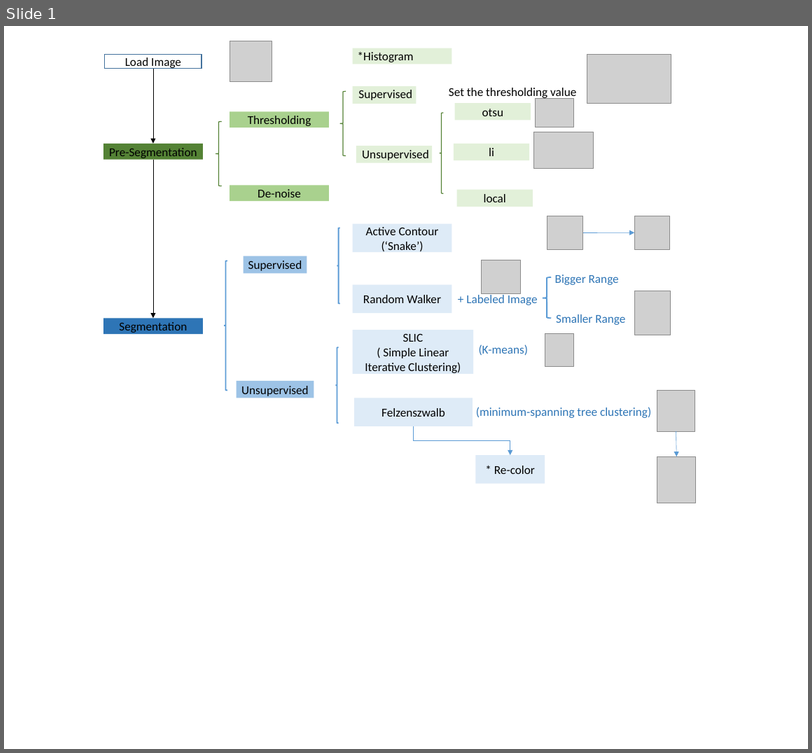
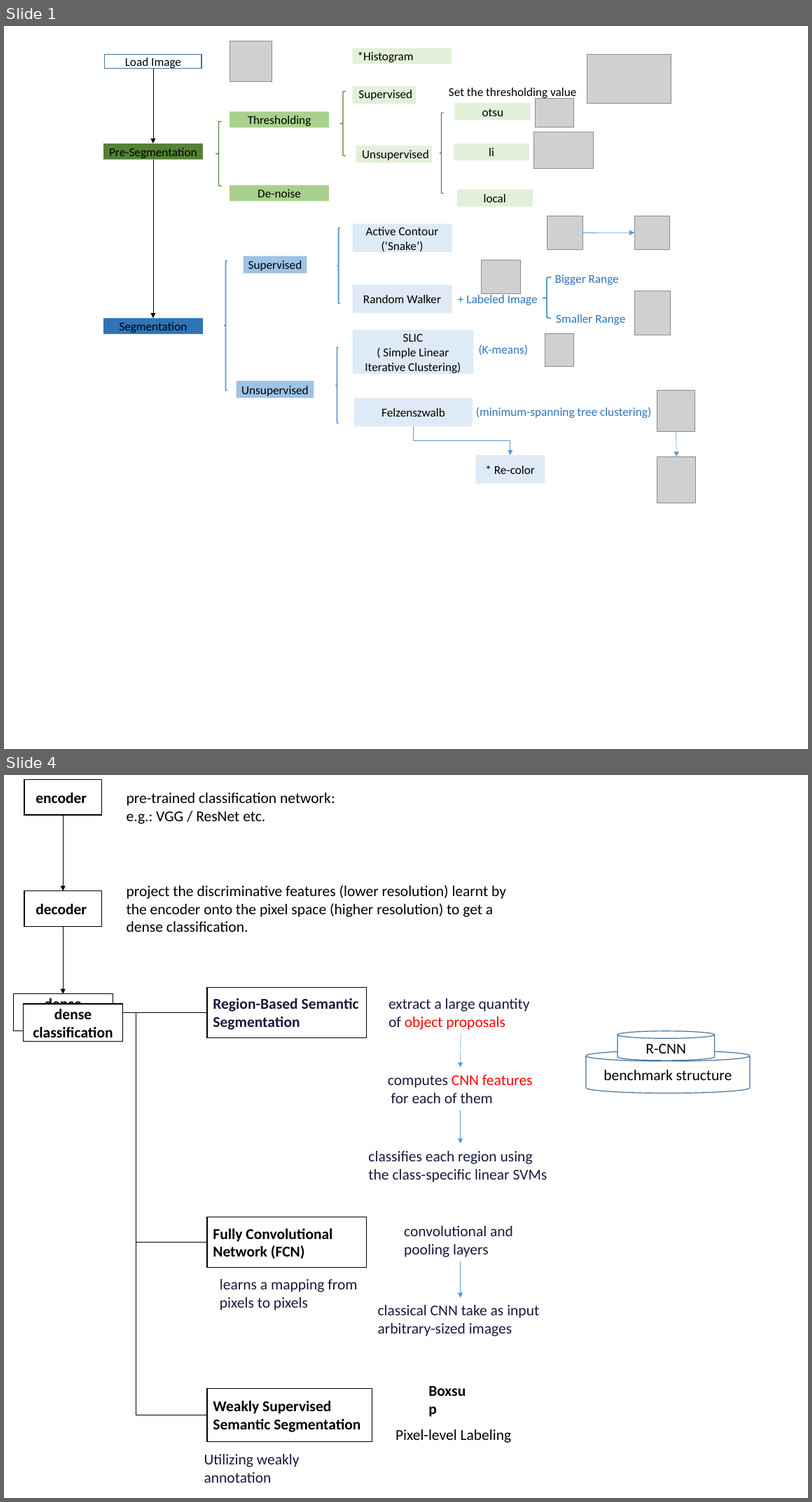
Before and after one commit to ziweifan177/Data_Science_Pilot, a slide deck: [Projects and Testing] Data Science & Machine Learning/(Deep_Learning) Deep_Learning_Based_Semantic_Segmentation_to_Enhance_Local_Surrogate_Models/Image/arch.pptx. Shown one above the other, each under a label of ours: slide 1 before the commit, slides 1 and 4 after it; the slides between them are not shown. The pictures are 812x753 and 812x1502 pixels, drawn with LibreOffice and Linux fonts; fonts in the diff are those of the drawing; grey boxes stand for pictures. Boxes give left, top, right and bottom in pixels: in the first picture for what was removed or moved away, otherwise in the second. Text is boxed around its words. In the diff, an @@ line names an element or a change of style, - is before the commit and + after.

```diff
--- a/[Projects and Testing] Data Science & Machine Learning/(Deep_Learning) Deep_Learning_Based_Semantic_Segmentation_to_Enhance_Local_Surrogate_Models/Image/arch.pptx
+++ b/[Projects and Testing] Data Science & Machine Learning/(Deep_Learning) Deep_Learning_Based_Semantic_Segmentation_to_Enhance_Local_Surrogate_Models/Image/arch.pptx
@@ slide 4 added at (4,775,808,1498), background #FFFFFF @@
@@ rectangle added at (24,780,102,816), fill #FFFFFF, outline #000000 1 pt, 18 pt, text #000000, bold @@
+encoder
@@ text added at (126,793,335,824), 18 pt, text #000000 @@
+pre-trained classification network:
+e.g.: VGG / ResNet etc.
@@ arrow added from (63, 815) to (63, 890), #000000 0.5 pt @@
@@ rectangle added at (24,890,102,926), fill #FFFFFF, outline #000000 1 pt, 18 pt, text #000000, bold @@
+decoder
@@ text added at (126,885,506,932), 18 pt, text #000000 @@
+project the discriminative features (lower resolution) learnt by the encoder onto the pixel space (higher resolution) to get a dense classification.
@@ arrow added from (63, 926) to (63, 994), #000000 0.5 pt @@
@@ rectangle added at (13,994,112,1031), fill #FFFFFF, outline #000000 1 pt, 18 pt, text #000000, bold @@
+dense classification
@@ rectangle added at (24,1004,123,1042), fill #FFFFFF, outline #000000 1 pt, 18 pt, text #000000, bold @@
+dense classification
@@ rectangle added at (207,987,367,1037), fill #FFFFFF, outline #000000 1 pt, 18 pt, text #161B3D, bold @@
+Region-Based Semantic Segmentation
@@ text added at (388,998,530,1030), 18 pt, text #161B3D @@
+extract a large quantity of object proposals
@@ line added from (112, 1012) to (207, 1012), #000000 0.5 pt @@
@@ elbow line added from (136, 1012) to (207, 1242), #000000 0.5 pt @@
@@ arrow added from (460, 1033) to (460, 1068), #5B9BD5 0.5 pt @@
@@ cylinder added at (617,1031,714,1061), fill #FFFFFF, outline #43739E 1 pt, 18 pt, text #000000 @@
+R-CNN
@@ cylinder added at (586,1051,750,1093), fill #FFFFFF, outline #43739E 1 pt, 18 pt, text #000000 @@
+benchmark structure
@@ text added at (388,1075,532,1103), 18 pt, text #161B3D @@
+computes CNN features
+for each of them
@@ arrow added from (460, 1110) to (460, 1144), #5B9BD5 0.5 pt @@
@@ text added at (368,1151,547,1182), 18 pt, text #161B3D @@
+classifies each region using
+the class-specific linear SVMs
@@ rectangle added at (207,1217,367,1267), fill #FFFFFF, outline #000000 1 pt, 18 pt, text #000000, bold @@
+Fully Convolutional Network (FCN)
@@ text added at (404,1226,513,1257), 18 pt, text #161B3D @@
+convolutional and
+pooling layers
@@ elbow line added from (136, 1242) to (207, 1415), #000000 0.5 pt @@
@@ arrow added from (460, 1261) to (460, 1299), #5B9BD5 0.5 pt @@
@@ text added at (220,1279,357,1311), 18 pt, text #161B3D @@
+learns a mapping from pixels to pixels
@@ text added at (378,1305,539,1336), 18 pt, text #161B3D @@
+classical CNN take as input
+arbitrary-sized images
@@ text added at (423,1378,477,1403), 18 pt, text #000000, bold @@
+Boxsup
@@ rectangle added at (207,1389,372,1442), fill #FFFFFF, outline #000000 1 pt, 18 pt, text #000000, bold @@
+Weakly Supervised Semantic Segmentation
@@ text added at (395,1429,511,1443), 18 pt, text #000000 @@
+Pixel-level Labeling
@@ text added at (204,1454,299,1483), 18 pt, text #161B3D @@
+Utilizing weakly annotation
```
Also in this commit, not shown: 1 slide changed, 1 other slide added, 1 slide removed, 16 other files.
